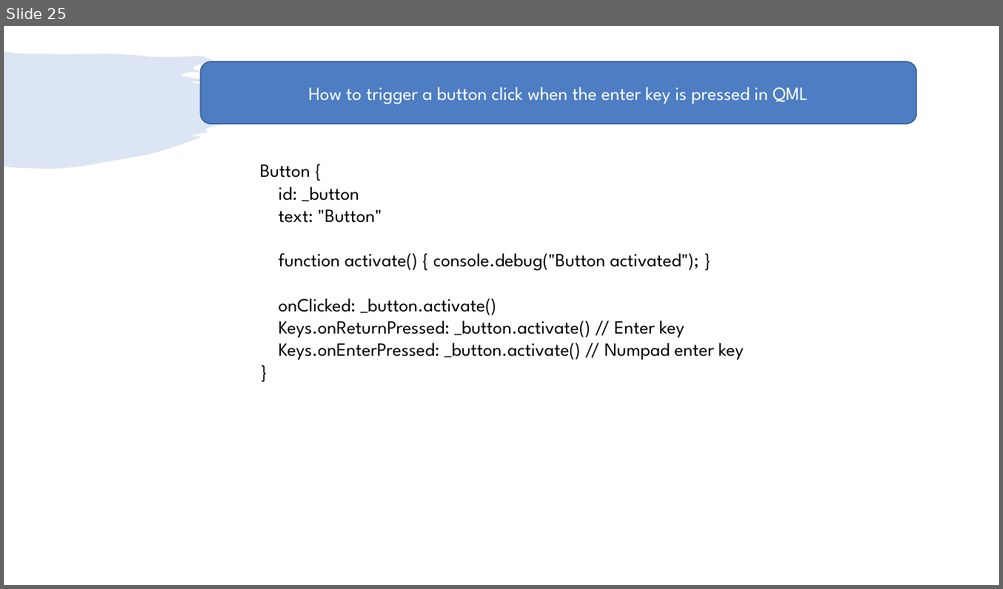
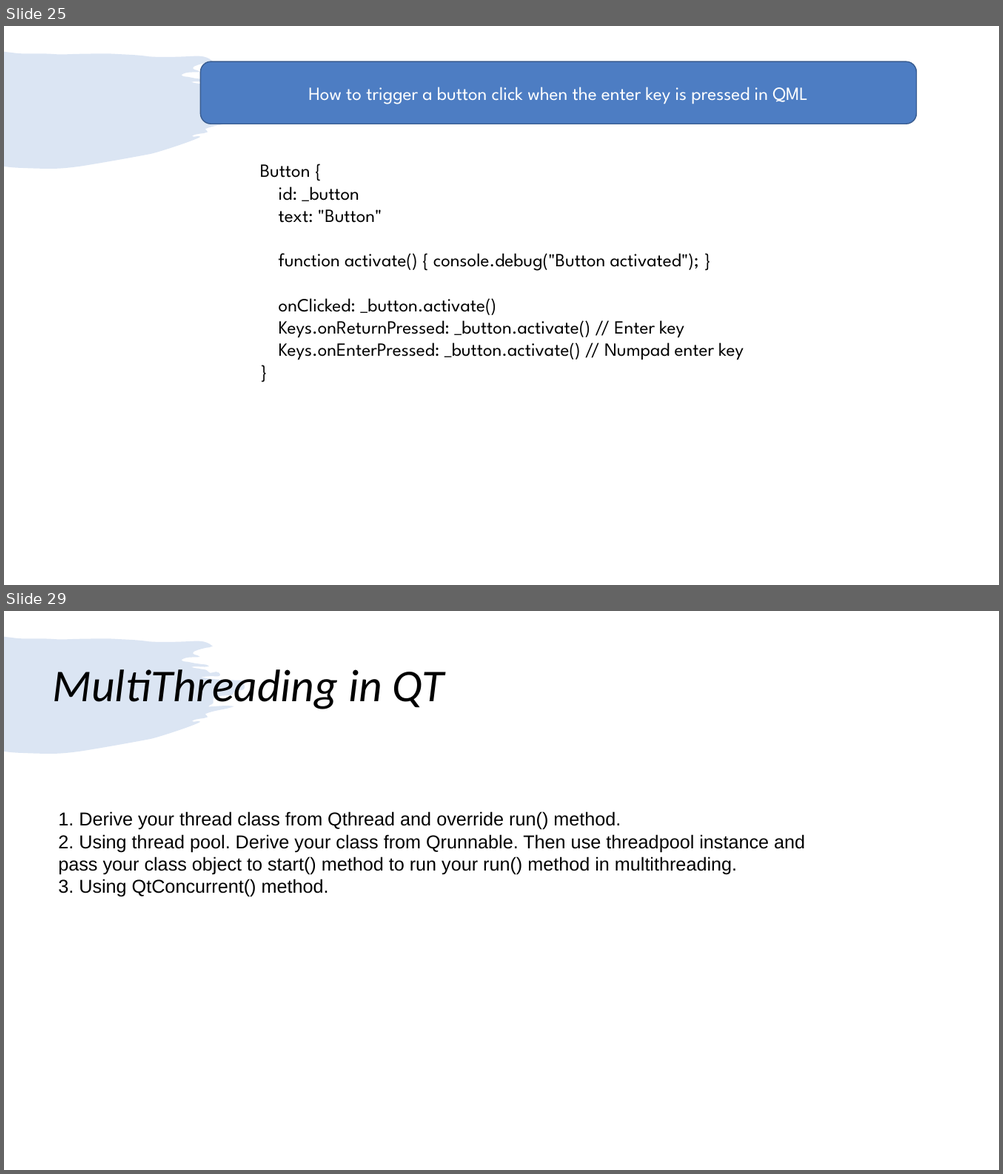
Before and after one commit to girishlande/QtProjects, a slide deck: learnings.pptx. Shown one above the other, each under a label of ours: slide 25 before the commit, slides 25 and 29 after it; the slides between them are not shown. The pictures are 1003x589 and 1003x1174 pixels, drawn with LibreOffice and Linux fonts; fonts in the diff are those of the drawing. Boxes give left, top, right and bottom in pixels: in the first picture for what was removed or moved away, otherwise in the second. Text is boxed around its words. In the diff, an @@ line names an element or a change of style, - is before the commit and + after.

```diff
--- a/learnings.pptx
+++ b/learnings.pptx
@@ slide 29 added at (4,611,999,1170), background #FFFFFF; not listed: 1 template element that a slide beside it also shows @@
@@ text added at (53,669,444,709), 44 pt, text #000000, italic @@
+MultiThreading in QT
@@ text added at (58,812,805,897), 18 pt, text #000000 @@
+1. Derive your thread class from Qthread and override run() method.
+2. Using thread pool. Derive your class from Qrunnable. Then use threadpool instance and
+pass your class object to start() method to run your run() method in multithreading.
+3. Using QtConcurrent() method.
```
Also in this commit, not shown: 1 slide changed, 3 other slides added, 4 slides removed, 1 other file.
